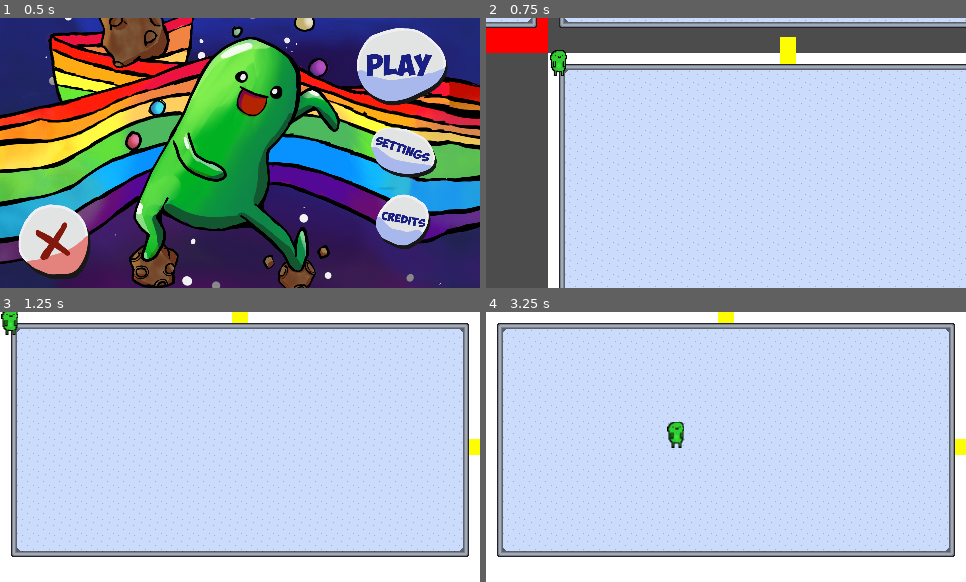
Above: before the commit, frames 1-4 (two rows, left to right).
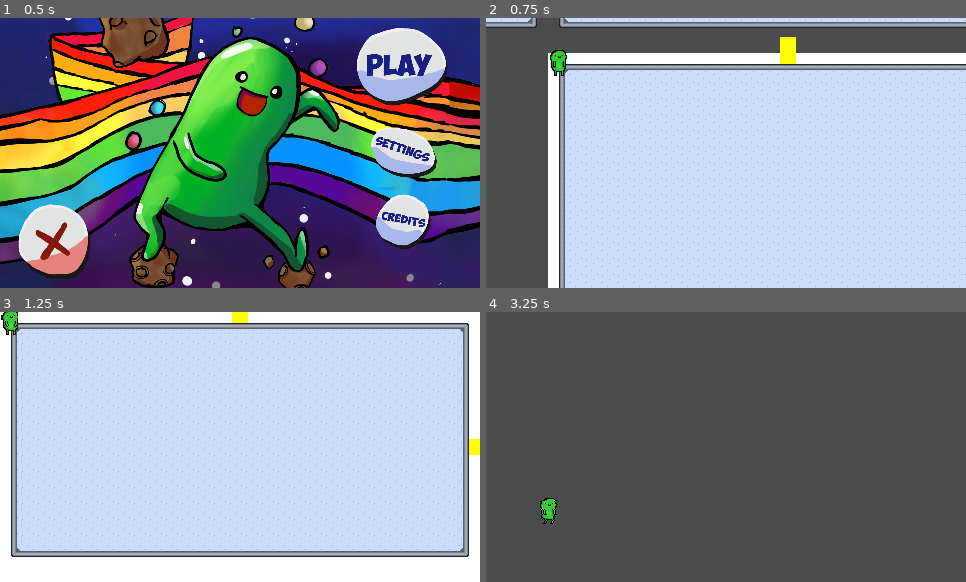
Above: after the commit, the same moments.

Repository: bugfi5h/GodotWildJamX
Game: Godot game, scene res://ui/MainMenue.tscn
Two runs of this game, one before a commit and one after it. Both use one fixed random seed, a clock stepped at 60 frames per second and the inputs below.
Inputs (mouse positions are in pixels of both pictures, inside the frame that each line leads up to):
- Up to frame 1 (0.5 s): no input
- Up to frame 2 (0.75 s): click (889, 69) at 0.5 s
- Up to frame 3 (1.25 s): no input
- Up to frame 4 (3.25 s): tap Enter at 1.25 s; hold Right (ui_right) 1.28-2.03 s; hold Space (attack, bound only after the commit) 1.28-2.03 s; tap Shift (glitch, bound only after the commit) at 1.55, 2.1, 3.05 s; hold Down (ui_down) 2.03-2.78 s; tap Space (attack, bound only after the commit) at 2.3 s; hold Right (ui_right) from 2.78 s (still down); hold Space (attack, bound only after the commit) from 2.78 s (still down)

Frame 1 is identical in both runs. In frame 2, 1.3% of the frame differs, in the area x 0-13%, y 0-13%; in frame 3, 0.1%; in frame 4, 100%, in the area x 0-100%, y 0-100%.

Commit message:
Added first glitch draft

Diff:
--- a/src/characters/BaseCharacter.gd
+++ b/src/characters/BaseCharacter.gd
@@ -5,9 +5,23 @@
 export var current_glorb_meter : int = 100
 export var max_glorb_meter : int = 100
 export var wall_glorb_cost : int = 50
+var m_default_collision_mask : int
 
 export var damage : int = 1
 export var speed : int = 150
+export var glitch_speed : int = 150
+
+var m_is_glitching : bool = false
+
+func is_glitching() -> bool:
+	return m_is_glitching
+
+func set_glitch_mode(on:bool) -> void:
+	m_is_glitching = on
+	if m_is_glitching:
+		collision_mask = 0
+	else:
+		collision_mask = m_default_collision_mask
 
 func change_health(change:int) -> void:
 	current_health = Helper.limit(0, max_health, current_health + change)
@@ -26,7 +40,7 @@
 
 # Called when the node enters the scene tree for the first time.
 func _ready() -> void:
-	pass # Replace with function body.
+	m_default_collision_mask = collision_mask
 
 func collect_glorb(glorb : Glorb) -> bool:
 	change_glorb_meter(glorb.glitch_amount)
--- a/src/characters/PlayerCharacter.gd
+++ b/src/characters/PlayerCharacter.gd
@@ -1,13 +1,19 @@
 extends "res://characters/BaseCharacter.gd"
 
+
 var m_velocity : Vector2
+var m_look_direction : Vector2 = Vector2(1,0)
+var m_is_attacking  : bool = false
+var m_parent : Node2D
 
 func _ready() -> void:
 	add_to_group("player")
 	max_health = GameState.get_player_max_health()
 	current_health = GameState.get_player_health()
-	current_glorb_meter = GameState.get_player_max_health()
+	current_glorb_meter = GameState.get_player_glorb_meter()
 	max_glorb_meter = GameState.get_player_max_glorb_meter()
+	m_default_collision_mask = collision_mask
+	m_parent = get_parent()
 
 
 func change_max_glorb_meter(change:int) -> void:
@@ -28,34 +34,77 @@
 	.change_health(change)
 	GameState.set_player_health(current_health)
 
-func change_glitch_meter(change:int) -> void:
-	.change_glitch_meter(change)
-	GameState.change_glorb_meter(current_glorb_meter)
+func change_glorb_meter(change:int) -> void:
+	.change_glorb_meter(change)
+	GameState.set_player_glorb_meter(current_glorb_meter)
 
 func die() -> void:
 	# GAME OVER
 	.die()
 
 func _physics_process(delta) -> void:
+	if !m_is_glitching:
+		_process_normal_movement(delta)
+	else:
+		_process_glitch_movement(delta)
+
+func set_glitch_mode(on:bool) -> void:
+	.set_glitch_mode(on)
+	if m_is_glitching:
+		$AnimationPlayer.play("glitching")
+	else:
+		$AnimationPlayer.play("idle")
+
+func _process_normal_movement(delta):
 	m_velocity = Vector2()
 	var direction = Vector2()
-
-	if Input.is_action_pressed('ui_up'):
-		direction += Vector2(0,-1)
-	if Input.is_action_pressed('ui_down'):
-		direction += Vector2(0,1)
-	if Input.is_action_pressed('ui_left'):
-		direction += Vector2(-1,0)
-		$Sprite.scale.x = -1	#Spiegeln durch anpassen des scales, da so auch Kinder des Sprites geflipt werden
-	if Input.is_action_pressed('ui_right'):
-		direction += Vector2(1,0)
-		$Sprite.scale.x = 1
-	if Input.is_action_pressed("attack"):
-		$AnimationPlayer.play("attack")
-		direction = Vector2() # Keine Bewegung beim Angriff. Könnte noch angepasst werden je nach Animation
+	if !m_is_attacking:
+		if Input.is_action_pressed('ui_up'):
+			direction += Vector2(0,-1)
+			m_look_direction = Vector2(0,-1)
+		if Input.is_action_pressed('ui_down'):
+			m_look_direction = Vector2(0,1)
+			direction += Vector2(0,1)
+		if Input.is_action_pressed('ui_left'):
+			direction += Vector2(-1,0)
+			m_look_direction = Vector2(-1,0)
+			$Sprite.scale.x = -1	#Spiegeln durch anpassen des scales, da so auch Kinder des Sprites geflipt werden
+		if Input.is_action_pressed('ui_right'):
+			direction += Vector2(1,0)
+			m_look_direction = Vector2(1,0)
+			$Sprite.scale.x = 1
+		if direction == Vector2.ZERO:
+			$AnimationPlayer.play("idle")
+		if Input.is_action_just_pressed("attack"):
+			m_is_attacking = true
+			$AnimationPlayer.play("attack")
+			direction = Vector2()
+		if Input.is_action_pressed("glitch"):
+			if has_enough_glorb_meter(wall_glorb_cost):
+				change_glorb_meter(-wall_glorb_cost)
+				set_glitch_mode(true)
 	m_velocity = direction.normalized()*speed
 	move_and_slide(m_velocity)
+
+func _process_glitch_movement(delta) -> void:
+	move_and_slide(m_look_direction.normalized()*glitch_speed)
+	if m_parent.has_method("get_stage_dimensions"):
+		var stage_dimensions = m_parent.get_stage_dimensions()
+		var test = $Sprite.texture.get_size().x
+		if position.x < -$Sprite.texture.get_size().x /2:
+			position.x = stage_dimensions.x
+		if position.x > stage_dimensions.x+$Sprite.texture.get_size().x/2:
+			position.x = 0
+		if position.y < -$Sprite.texture.get_size().y/2:
+			position.y = stage_dimensions.y
+		if position.y > stage_dimensions.y+$Sprite.texture.get_size().y/2:
+			position.y = 0
 
 func _on_PunchHit_area_entered(area) -> void:
 	if area.is_in_group("hitbox"):
 		area.take_damage(damage)
+
+
+func _on_AnimationPlayer_animation_finished(anim_name) -> void:
+	if anim_name == "attack":
+		m_is_attacking = false
--- a/src/characters/PlayerCharacter.tscn
+++ b/src/characters/PlayerCharacter.tscn
@@ -1,9 +1,17 @@
-[gd_scene load_steps=9 format=2]
+[gd_scene load_steps=19 format=2]
 
 [ext_resource path="res://characters/BaseCharacter.tscn" type="PackedScene" id=1]
 [ext_resource path="res://characters/PlayerCharacter.gd" type="Script" id=2]
 [ext_resource path="res://assets/glitch1.png" type="Texture" id=3]
 [ext_resource path="res://assets/attack0.png" type="Texture" id=4]
+[ext_resource path="res://assets/glitching_player2.png" type="Texture" id=5]
+[ext_resource path="res://assets/glitching_player3.png" type="Texture" id=6]
+[ext_resource path="res://assets/glitching_player4.png" type="Texture" id=7]
+[ext_resource path="res://assets/glitching_player5.png" type="Texture" id=8]
+[ext_resource path="res://assets/glitching_player6.png" type="Texture" id=9]
+[ext_resource path="res://assets/glitching_player7.png" type="Texture" id=10]
+[ext_resource path="res://assets/glitching_player8.png" type="Texture" id=11]
+[ext_resource path="res://assets/glitch2.png" type="Texture" id=12]
 
 [sub_resource type="Animation" id=1]
 resource_name = "attack"
@@ -33,6 +41,39 @@
 "values": [ true, false, false, true ]
 }
 
+[sub_resource type="Animation" id=5]
+resource_name = "glitching"
+length = 0.7
+loop = true
+tracks/0/type = "value"
+tracks/0/path = NodePath("Sprite:texture")
+tracks/0/interp = 1
+tracks/0/loop_wrap = true
+tracks/0/imported = false
+tracks/0/enabled = true
+tracks/0/keys = {
+"times": PoolRealArray( 0, 0.1, 0.2, 0.3, 0.4, 0.5, 0.6, 0.7 ),
+"transitions": PoolRealArray( 1, 1, 1, 1, 1, 1, 1, 1 ),
+"update": 1,
+"values": [ ExtResource( 3 ), ExtResource( 5 ), ExtResource( 6 ), ExtResource( 7 ), ExtResource( 8 ), ExtResource( 9 ), ExtResource( 10 ), ExtResource( 11 ) ]
+}
+
+[sub_resource type="Animation" id=6]
+resource_name = "idle"
+loop = true
+tracks/0/type = "value"
+tracks/0/path = NodePath("Sprite:texture")
+tracks/0/interp = 1
+tracks/0/loop_wrap = true
+tracks/0/imported = false
+tracks/0/enabled = true
+tracks/0/keys = {
+"times": PoolRealArray( 0, 0.5 ),
+"transitions": PoolRealArray( 1, 1 ),
+"update": 1,
+"values": [ ExtResource( 3 ), ExtResource( 12 ) ]
+}
+
 [sub_resource type="RectangleShape2D" id=2]
 extents = Vector2( 14.9751, 2.75646 )
 
@@ -43,11 +84,15 @@
 radius = 7.67022
 height = 11.8166
 
-[node name="PlayerCharacter" index="0" instance=ExtResource( 1 )]
+[node name="PlayerCharacter" instance=ExtResource( 1 )]
 script = ExtResource( 2 )
+glitch_speed = 400
 
 [node name="AnimationPlayer" type="AnimationPlayer" parent="." index="0"]
+autoplay = "idle"
 anims/attack = SubResource( 1 )
+anims/glitching = SubResource( 5 )
+anims/idle = SubResource( 6 )
 
 [node name="Sprite" parent="." index="1"]
 texture = ExtResource( 3 )
@@ -73,4 +118,5 @@
 position = Vector2( 0.135271, 0 )
 shape = SubResource( 4 )
 
+[connection signal="animation_finished" from="AnimationPlayer" to="." method="_on_AnimationPlayer_animation_finished"]
 [connection signal="area_entered" from="Sprite/PunchHit" to="." method="_on_PunchHit_area_entered"]
--- a/src/map/MainMap.gd
+++ b/src/map/MainMap.gd
@@ -4,6 +4,13 @@
 var m_room_dimensions : Vector2 = Vector2()
 var m_room_grid : Array
 
+export var x_room_count = 10
+export var y_room_count = 10
+export var rooms = 20
+export var secret_rooms = 3
+
+func get_stage_dimensions() -> Vector2:
+	return m_room_dimensions * Vector2(x_room_count, y_room_count)
 
 func _ready():
 	GameState.highscore += 1
@@ -42,7 +49,7 @@
 	randomize()
 	m_room_dimensions = display_size * $MapCamera.zoom
 	emit_signal("level_loading_progress_changed",loading_states.START)
-	var grid = m_generator.start_generation(10,10,20,5) # TODO VALUES
+	var grid = m_generator.start_generation(x_room_count,y_room_count,rooms,secret_rooms) # TODO VALUES
 	_init_room_grid(grid)
 	emit_signal("level_loading_progress_changed",loading_states.GRID_LOADED)
 	_create_rooms(grid)
--- a/src/map/rooms/BaseRoom.gd
+++ b/src/map/rooms/BaseRoom.gd
@@ -72,3 +72,10 @@
 	if m_neighbours[key] != null:
 		m_neighbours[key] = null
 		door_count -= 1
+
+
+
+func _on_GlitchDetectionArea_body_entered(body):
+	if body.has_method("is_glitching"):
+		if body.is_glitching():
+			body.set_glitch_mode(false)
--- a/src/map/rooms/BaseRoom.tscn
+++ b/src/map/rooms/BaseRoom.tscn
@@ -1,7 +1,10 @@
-[gd_scene load_steps=3 format=2]
+[gd_scene load_steps=4 format=2]
 
 [ext_resource path="res://map/rooms/BaseRoom.gd" type="Script" id=1]
 [ext_resource path="res://map/rooms/RoomTileset.tres" type="TileSet" id=2]
+
+[sub_resource type="RectangleShape2D" id=1]
+extents = Vector2( 224, 112 )
 
 [node name="BaseRoom" type="Node2D"]
 script = ExtResource( 1 )
@@ -52,3 +55,12 @@
 tile_set = ExtResource( 2 )
 cell_size = Vector2( 16, 16 )
 format = 1
+
+[node name="GlitchDetectionArea" type="Area2D" parent="."]
+position = Vector2( 240, 129 )
+collision_mask = 6
+
+[node name="CollisionShape2D" type="CollisionShape2D" parent="GlitchDetectionArea"]
+shape = SubResource( 1 )
+
+[connection signal="body_entered" from="GlitchDetectionArea" to="." method="_on_GlitchDetectionArea_body_entered"]
--- a/src/project.godot
+++ b/src/project.godot
@@ -97,6 +97,18 @@
 , Object(InputEventKey,"resource_local_to_scene":false,"resource_name":"","device":0,"alt":false,"shift":false,"control":false,"meta":false,"command":false,"pressed":false,"scancode":83,"unicode":0,"echo":false,"script":null)
  ]
 }
+glitch={
+"deadzone": 0.5,
+"events": [ Object(InputEventKey,"resource_local_to_scene":false,"resource_name":"","device":0,"alt":false,"shift":false,"control":false,"meta":false,"command":false,"pressed":false,"scancode":16777237,"unicode":0,"echo":false,"script":null)
+, Object(InputEventJoypadButton,"resource_local_to_scene":false,"resource_name":"","device":0,"button_index":0,"pressure":0.0,"pressed":false,"script":null)
+ ]
+}
+attack={
+"deadzone": 0.5,
+"events": [ Object(InputEventKey,"resource_local_to_scene":false,"resource_name":"","device":0,"alt":false,"shift":false,"control":false,"meta":false,"command":false,"pressed":false,"scancode":32,"unicode":0,"echo":false,"script":null)
+, Object(InputEventJoypadButton,"resource_local_to_scene":false,"resource_name":"","device":0,"button_index":2,"pressure":0.0,"pressed":false,"script":null)
+ ]
+}
 
 [layer_names]
 
Binary file added: src/assets/glitching_player1.png
Not shown, added: src/assets/glitching_player1.png.import
Binary file added: src/assets/glitching_player2.png
Not shown, added: src/assets/glitching_player2.png.import
Binary file added: src/assets/glitching_player3.png
Not shown, added: src/assets/glitching_player3.png.import
Binary file added: src/assets/glitching_player4.png
Not shown, added: src/assets/glitching_player4.png.import
Binary file added: src/assets/glitching_player5.png
Not shown, added: src/assets/glitching_player5.png.import
Binary file added: src/assets/glitching_player6.png
Not shown, added: src/assets/glitching_player6.png.import
(and 4 more such lines)
